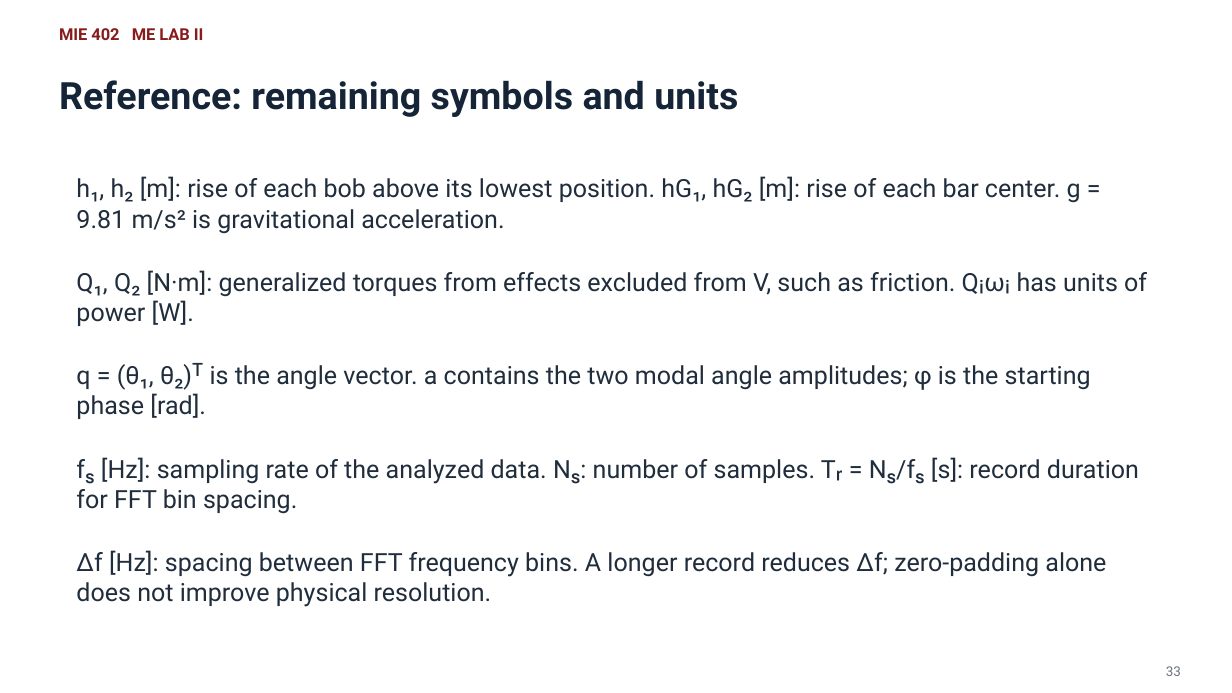
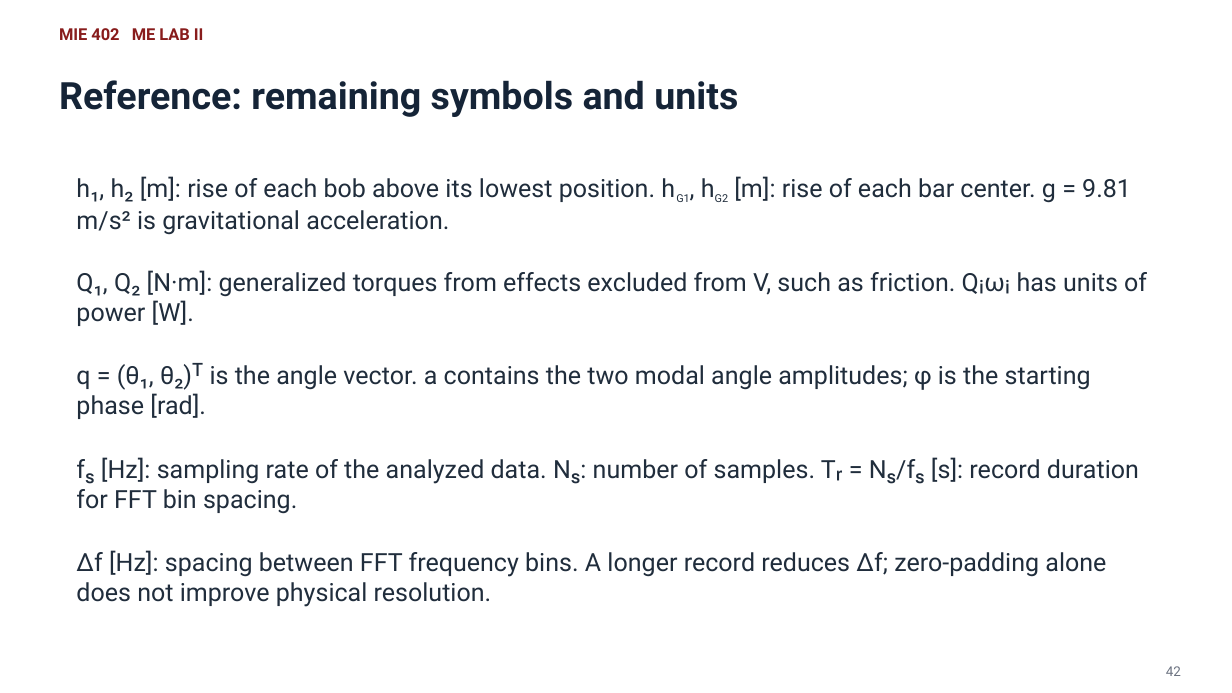
Before and after one commit to Ehsan-Roohi/MIE402-Lab, a slide deck: slide 42 of site/docs/MIE402_Lecture04_Double_Pendulum_PreLab3_Fall2026.pptx (slide 33 before the commit). Drawn at 1232x693 pixels with LibreOffice and Linux fonts; fonts in the diff are those of the drawing. Boxes give left, top, right and bottom in pixels: in the first picture for what was removed or moved away, otherwise in the second. Text is boxed around its words. In the diff, an @@ line names an element or a change of style, - is before the commit and + after.

```diff
--- a/site/docs/MIE402_Lecture04_Double_Pendulum_PreLab3_Fall2026.pptx
+++ b/site/docs/MIE402_Lecture04_Double_Pendulum_PreLab3_Fall2026.pptx
@@ text at bbox=[76, 176, 1131, 235]: text changed @@
-h₁, h₂ [m]: rise of each bob above its lowest position. hG₁, hG₂ [m]: rise of each bar center. g = 9.81 m/s² is gravitational acceleration.
+h₁, h₂ [m]: rise of each bob above its lowest position. hG1, hG2 [m]: rise of each bar center. g = 9.81 m/s² is gravitational acceleration.
@@ text at bbox=[1166, 666, 1181, 676]: text changed @@
-33
+42
```
Also in this commit, not shown: 28 other slides changed, 10 slides added, 1 slide removed, 2 other files.
